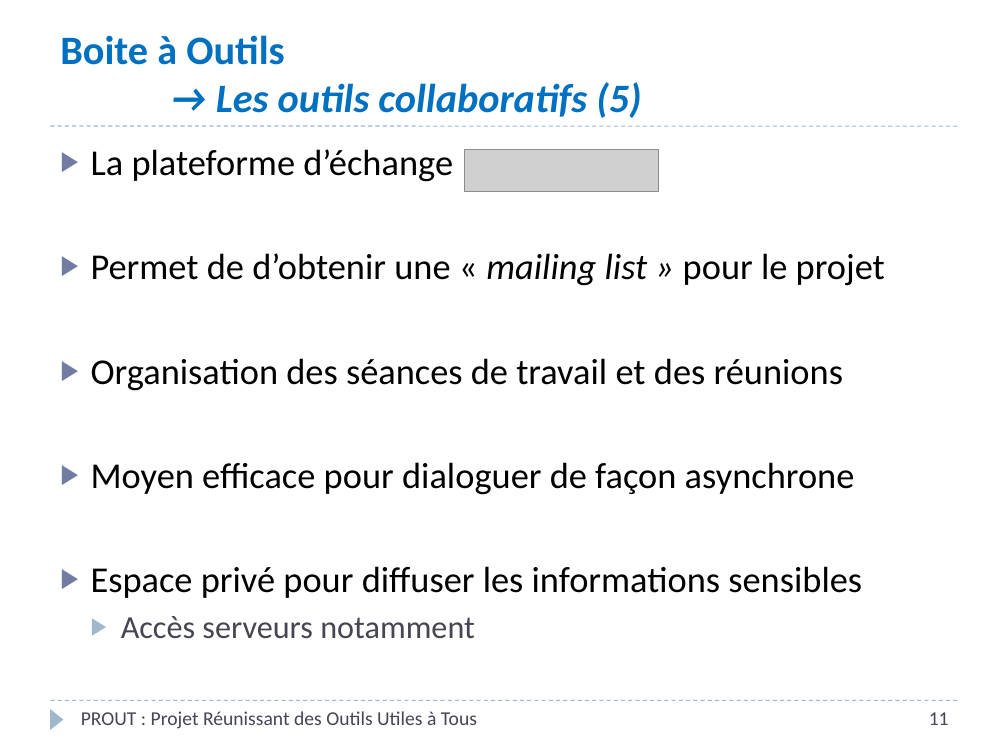
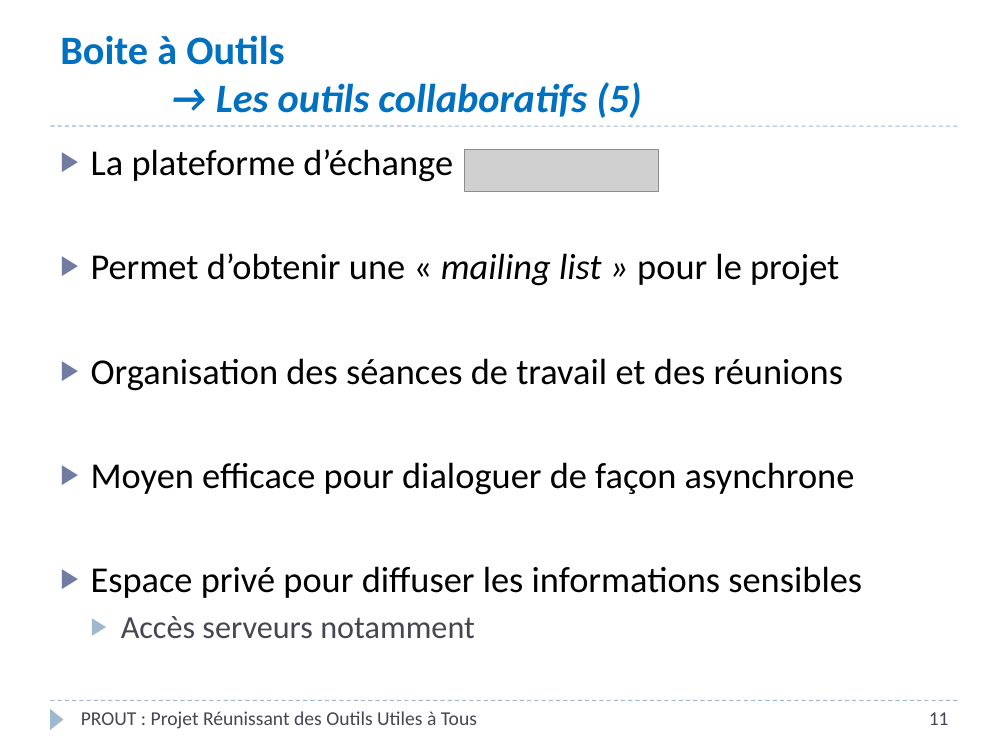
Before and after one commit to Bengrunt/mif16pm, a slide deck: slide 11 of docs/mif16_pres_3122009.pptx. Drawn at 1008x756 pixels with LibreOffice and Linux fonts; fonts in the diff are those of the drawing; grey boxes stand for pictures. Boxes give left, top, right and bottom in pixels: in the first picture for what was removed or moved away, otherwise in the second. Text is boxed around its words. In the diff, an @@ line names an element or a change of style, - is before the commit and + after.

```diff
--- a/docs/mif16_pres_3122009.pptx
+++ b/docs/mif16_pres_3122009.pptx
@@ text at bbox=[91, 253, 839, 286]: text changed @@
-▶ Permet de d’obtenir une « mailing list » pour le projet
+▶ Permet d’obtenir une « mailing list » pour le projet
```
